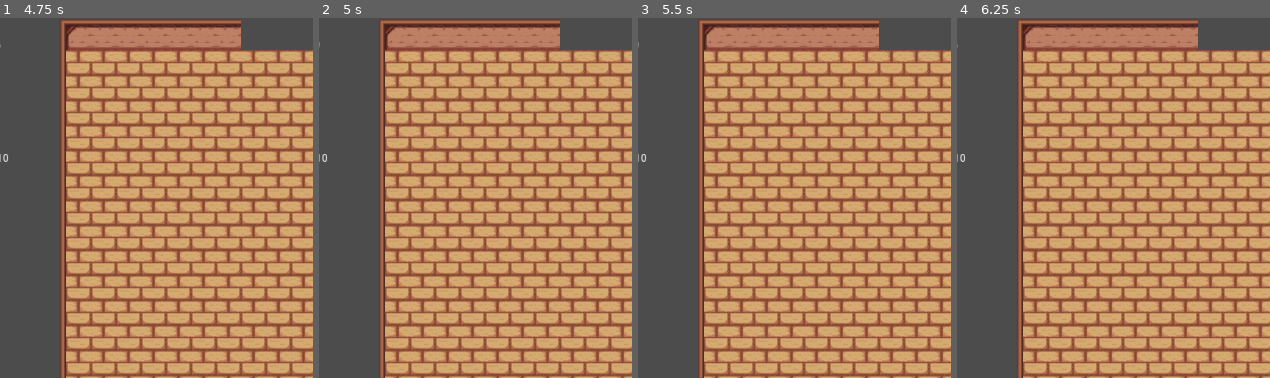
Above: before the commit, frames 1-4 (left to right).
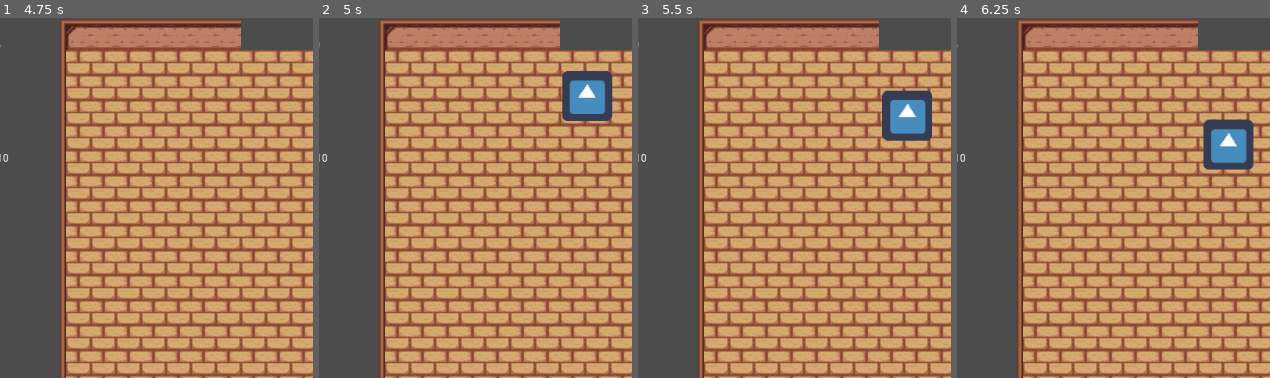
Above: after the commit, the same moments.

Repository: OscarPindaro/MiniJam152_Heroes
Game: Godot game, scene res://scenes/TestItem.tscn
Two runs of this game, one before a commit and one after it. Both use one fixed random seed, a clock stepped at 60 frames per second and the inputs below. The project has no main scene, so this scene is started directly. The engine's default icon, where the game draws it, is replaced by a stand-in: a white triangle on a blue panel in a dark square.
Inputs:
- Up to frame 1 (4.75 s): tap Enter at 0.5, 2.75 s; hold D (player_move_right) 0.53-1.28 s; tap E (player_interact) every 0.75 s from 0.6 to 4.35 s; tap Space at 0.77, 1.25, 1.52, 3.02, 3.77, 4.52 s; hold S (player_move_down) 1.28-2.03 s; hold D (player_move_right) 2.03-2.78 s; hold W (player_move_up) 2.78-3.53 s; hold A (player_move_left) from 3.53 s (still down)
- Up to frame 2 (5 s): keep holding A (player_move_left)
- Up to frame 3 (5.5 s): release A (player_move_left) at 5.03 s; hold S (player_move_down) from 5.03 s (still down); tap E (player_interact) at 5.1 s
- Up to frame 4 (6.25 s): release S (player_move_down) at 5.78 s; hold D (player_move_right) from 5.78 s (still down); tap E (player_interact) at 5.85 s; tap Space at 6.02 s
The pictures show only the part of the screen within x 8-58%, y 0-50%; the shares and areas given below are measured in that part.

Frame 1 is identical in both runs. In frame 2, 2.2% of the frame differs, in the area x 77-94%, y 14-29%; in frame 3, 2.2%; in frame 4, 2.3%, in the area x 78-95%, y 28-43%.

Commit message:
Rework spawner starting and destination points

Diff:
--- a/scenes/Mappa.tscn
+++ b/scenes/Mappa.tscn
@@ -306,6 +306,7 @@
 [node name="TileMap" type="TileMap" parent="."]
 tile_set = SubResource( 43 )
 cell_size = Vector2( 32, 32 )
+bake_navigation = true
 format = 1
 tile_data = PoolIntArray( -720896, 0, 0, -720895, 0, 2, -720894, 0, 2, -720893, 0, 2, -720892, 0, 2, -720891, 0, 2, -72 …(11711 unchanged characters)…
 
--- a/scenes/TestItem.tscn
+++ b/scenes/TestItem.tscn
@@ -9,6 +9,7 @@
 [ext_resource path="res://scenes/UI/UI.tscn" type="PackedScene" id=7]
 [ext_resource path="res://scenes/Mappa.tscn" type="PackedScene" id=8]
 [ext_resource path="res://scenes/ObjectContainers/MenuController.tscn" type="PackedScene" id=9]
+[ext_resource path="res://scenes/spawner_eroi.tscn" type="PackedScene" id=10]
 
 [node name="TestItem" type="Node2D"]
 
@@ -47,3 +48,10 @@
 [node name="MenuController" parent="." instance=ExtResource( 9 )]
 exposer_path1 = NodePath("../DishExposer")
 exposer_path2 = NodePath("../DishExposer2")
+
+[node name="SpawnerEroi" parent="." instance=ExtResource( 10 )]
+min_wait_time = 0.2
+wave_dim = 50
+menu_path = NodePath("../MenuController")
+spawnEdges = PoolVector2Array( 250, 100, 750, 100 )
+destEdges = PoolVector2Array( 250, 650, 750, 650 )
--- a/scenes/spawner_eroi.gd
+++ b/scenes/spawner_eroi.gd
@@ -1,11 +1,14 @@
 extends Node2D
 
-export var min_wait_time = 2
-export var max_wait_time = 5
+export var min_wait_time : float = 2
+export var max_wait_time : float = 5
 export var wave_dim = 100
 
 export var menu_path : NodePath = "MenuController"
 onready var menu = get_node(menu_path)
+
+export var spawnEdges : PoolVector2Array
+export var destEdges : PoolVector2Array
 
 var spawn_num = 0
 
@@ -13,8 +16,6 @@
 var orc_sprite = preload("res://asset/heroes/orc.tres")
 var elf_sprite = preload("res://asset/heroes/elf.tres")
 var dwarf_sprite = preload("res://asset/heroes/dwarf.tres")
-
-onready var spawnEdges = $SpawnEdges.get_children()
 
 class Stats:
 	var name : String
@@ -78,8 +79,8 @@
 				break
 
 	# Randomize the spawn point and define the destination
-	var spawn_position = spawnEdges[0].global_position.linear_interpolate(spawnEdges[1].global_position, randf())
-	var destination = spawn_position + Vector2(0, 300)
+	var spawn_position = spawnEdges[0].linear_interpolate(spawnEdges[1], randf())
+	var destination = destEdges[0].linear_interpolate(destEdges[1], randf())
 
 	# Spawn the hero and populate its parameters
 	var hero = hero_scene.instance()
@@ -91,7 +92,7 @@
 	add_child(hero)
 
 	# Subscribe the menu to the hero's "reached_kitchen" signal
-	hero.reached_kitchen.connect(menu.on_kitchen_reached)
+	#hero.reached_kitchen.connect(menu.on_kitchen_reached)
 	# TODO: subscribe points manager to hero's "eaten_dish" signal
 
 func restart_timer():
--- a/scenes/spawner_eroi.tscn
+++ b/scenes/spawner_eroi.tscn
@@ -4,19 +4,9 @@
 
 [node name="SpawnerEroi" type="Node2D"]
 script = ExtResource( 1 )
-min_wait_time = 1
-max_wait_time = 3
 wave_dim = 10
 
 [node name="SpawnTimer" type="Timer" parent="."]
 one_shot = true
 
-[node name="SpawnEdges" type="Node2D" parent="."]
-
-[node name="Position2D" type="Position2D" parent="SpawnEdges"]
-position = Vector2( 32, 32 )
-
-[node name="Position2D2" type="Position2D" parent="SpawnEdges"]
-position = Vector2( 1000, 32 )
-
 [connection signal="timeout" from="SpawnTimer" to="." method="_on_SpawnTimer_timeout"]
Not shown: 1 places in scenes/TestItem.tscn that only renumber resources
